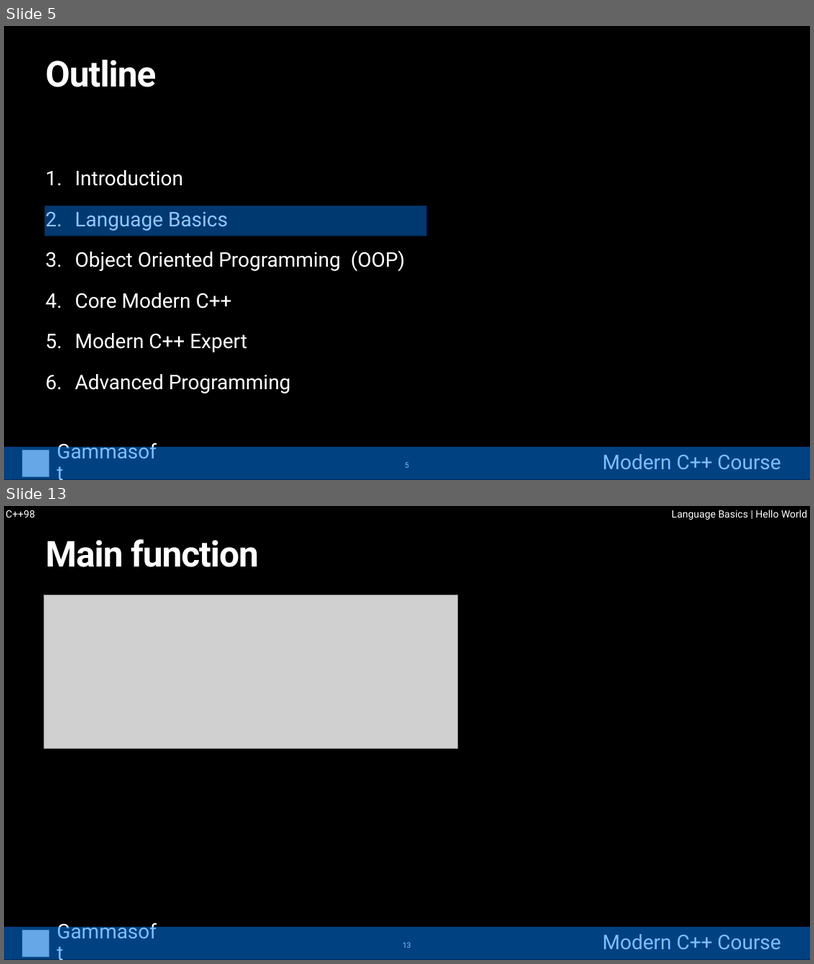
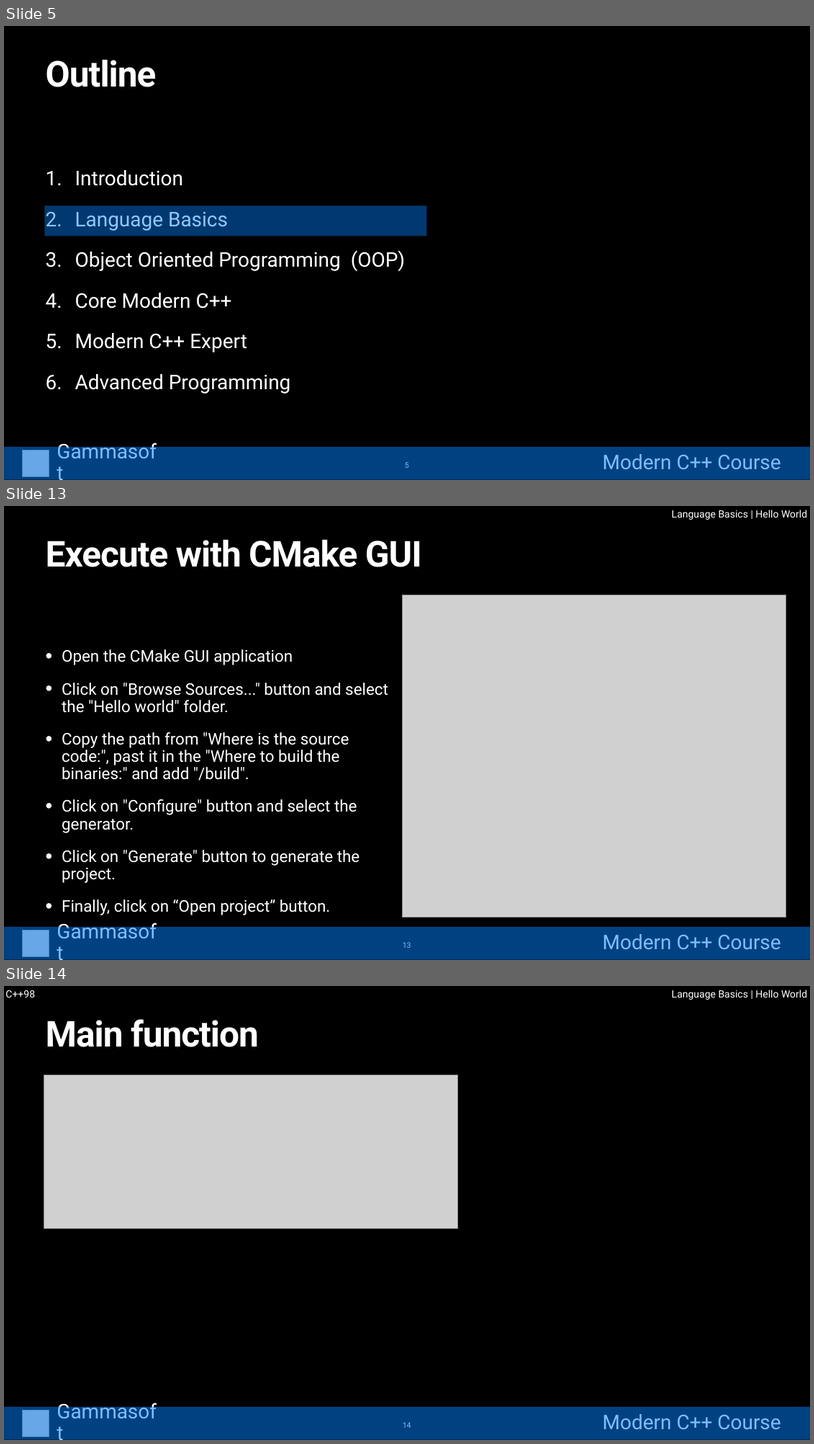
Before and after one commit to gammasoft71/cpp_modern_course, a slide deck: course/powerpoints/02_modern_cpp_course_language_basics.pptx. Shown one above the other, each under a label of ours: slides 5 and 13 before the commit, slides 5, 13 and 14 after it; the slides between them are not shown. The pictures are 814x964 and 814x1444 pixels, drawn with LibreOffice and Linux fonts; fonts in the diff are those of the drawing; grey boxes stand for pictures. Boxes give left, top, right and bottom in pixels: in the first picture for what was removed or moved away, otherwise in the second. Text is boxed around its words. In the diff, an @@ line names an element or a change of style, - is before the commit and + after.

```diff
--- a/course/powerpoints/02_modern_cpp_course_language_basics.pptx
+++ b/course/powerpoints/02_modern_cpp_course_language_basics.pptx
@@ slide 13 added at box(4, 506, 810, 960), background #000000 @@
@@ text added at box(672, 510, 808, 520), 24 pt, text #FFFFFF @@
+Language Basics | Hello World
@@ title added at box(46, 539, 422, 567), 85 pt, text #FFFFFF, bold @@
+Execute with CMake GUI
@@ picture added at box(402, 595, 786, 916) @@
@@ text added at box(62, 649, 388, 915), 38.4 pt, text #FFFFFF @@
+• Open the CMake GUI application
+• Click on "Browse Sources..." button and select the "Hello world" folder.
+• Copy the path from "Where is the source code:", past it in the "Where to build the binaries:" and add "/build".
+• Click on "Configure" button and select the generator.
+• Click on "Generate" button to generate the project.
+• Finally, click on “Open project” button.
@@ group added at box(4, 926, 810, 960): 2 texts, 1 picture, 1 rectangle @@
+Gammasoft
+Modern C++ Course
@@ page number added at box(403, 942, 412, 947), 18 pt, text #FFFFFF @@
+13
@@ what was slide 13 is now slide 14 @@
@@ page number at box(403, 1422, 412, 1427): text changed @@
-13
+14
```
Also in this commit, not shown: 38 slides changed, 37 other slides added, 3 other files.
